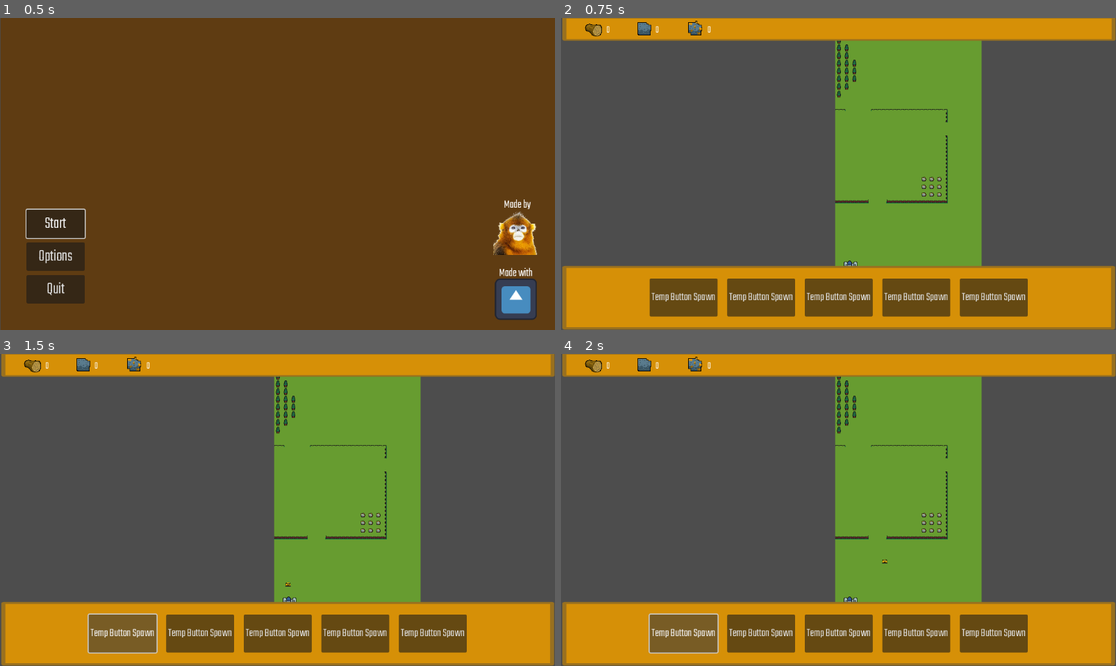
Above: before the commit, frames 1-4 (two rows, left to right).
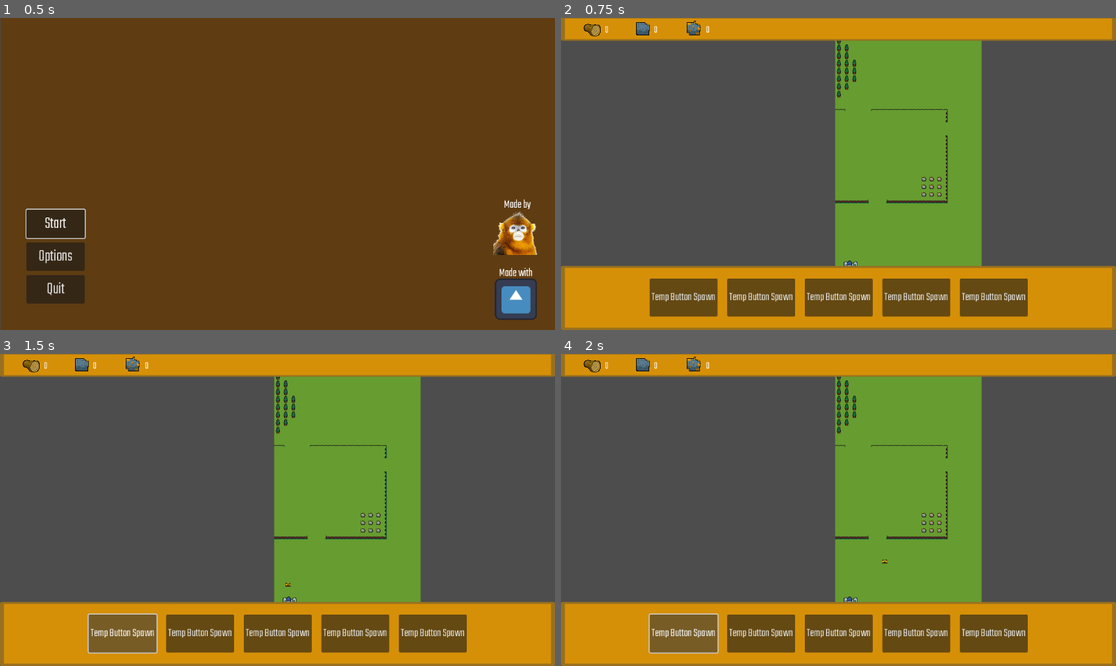
Above: after the commit, the same moments.

Repository: AndreastiUia/BachelorProject
Game: Godot game, scene res://Scenes/menu.tscn
The game is run twice, just before and just after one commit, with the same random seed, the same clock (stepped at 60 frames per second) and the same inputs. The engine's default icon, where the game draws it, is replaced by a stand-in: a white triangle on a blue panel in a dark square.
Inputs:
- Up to frame 1 (0.5 s): no input
- Up to frame 2 (0.75 s): click "Start" at 0.5 s
- Up to frame 3 (1.5 s): click "Temp Button Spawn" at 1.25 s
- Up to frame 4 (2 s): no input

Frame 1 is identical in both runs. In frame 2, 0.8% of the frame differs, in the area x 0-100%, y 0-100%; in frame 3, 0.8%; in frame 4, 0.8%.

Commit message:
Fixed GUI placements

Diff:
--- a/Scenes/World.tscn
+++ b/Scenes/World.tscn
@@ -138,8 +138,10 @@
 anchor_top = 1.0
 anchor_right = 1.0
 anchor_bottom = 1.0
+offset_left = -3.0
 offset_top = -137.0
-offset_bottom = 1.0
+offset_right = 2.0
+offset_bottom = 2.0
 grow_horizontal = 2
 grow_vertical = 0
 texture = ExtResource("5_00b4k")
@@ -192,8 +194,9 @@
 [node name="SideGUI" type="NinePatchRect" parent="Camera2D/GUI"]
 anchors_preset = -1
 anchor_right = 1.001
+offset_left = -3.0
 offset_top = -4.0
-offset_right = -0.1521
+offset_right = 0.8479
 offset_bottom = 49.0
 texture = ExtResource("5_00b4k")
 patch_margin_left = 4
